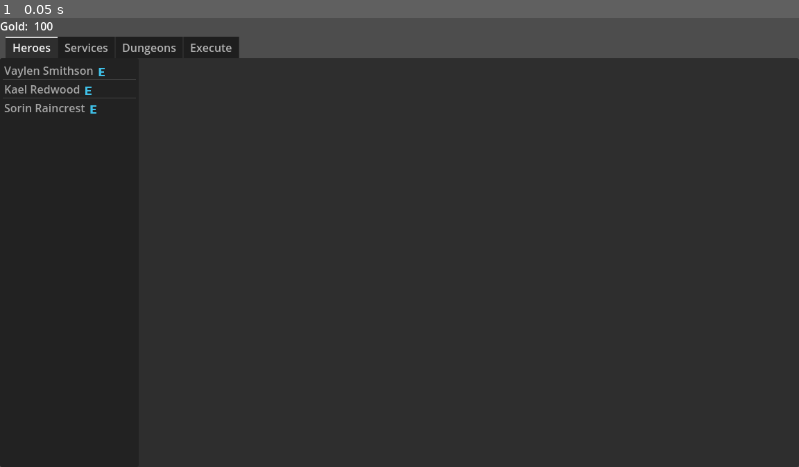
Above: before the commit, frame 1.
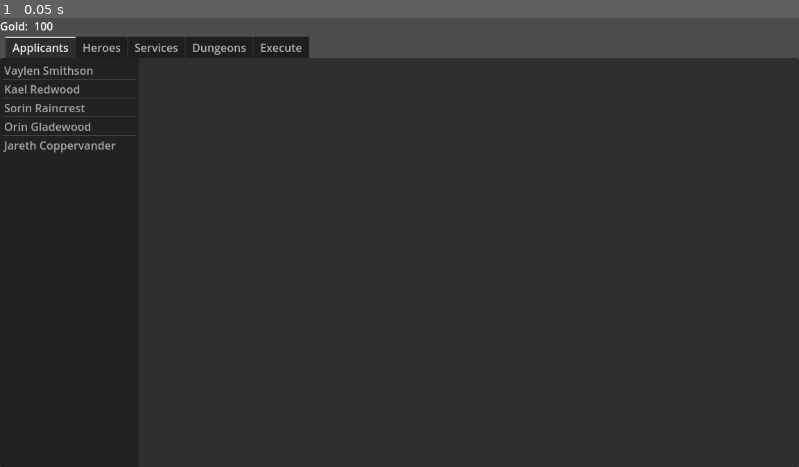
Above: after the commit, the same moment.

Repository: CloneDeath/heroes-of-diamondfall
Game: Godot game, scene res://Planning/main.tscn
Two runs of this game, one before a commit and one after it. Both use one fixed random seed, a clock stepped at 60 frames per second and the inputs below.
Inputs:
- Up to frame 1 (0.05 s): no input

The runs differ from the first frame. In frame 1, 1.0% of the frame differs, in the area x 0-39%, y 4-31%.

Commit message:
added new game icon. added applicants tab

Diff:
--- /dev/null
+++ b/Heroes/applicant.gd
@@ -0,0 +1,20 @@
+extends Node
+class_name Applicant;
+
+var hero: Hero;
+var cost: int;
+
+var unit_name: String:
+	get: return hero.unit_name;
+var max_hp: int:
+	get: return hero.max_hp;
+var strength: int:
+	get: return hero.strength;
+var battle_texture: Texture2D:
+	get: return hero.battle_texture;
+var gender: Hero.Gender:
+	get: return hero.gender;
+
+func _init(new_hero, new_cost) -> void:
+	hero = new_hero;
+	cost = new_cost;
--- a/Heroes/heroes.gd
+++ b/Heroes/heroes.gd
@@ -1,12 +1,18 @@
 extends Node
 
 var heroes: Array[Hero] = [];
+var applicants: Array[Applicant] = [];
 
 func _init() -> void:
 	randomize();
-	for i in range(3):
-		var hero = Hero.new();
-		hero.max_hp = randi_range(8, 12);
-		hero.hp = hero.max_hp;
-		hero.strength = randi_range(1, 3);
-		heroes.push_back(hero);
+	for i in range(5):
+		var hero = _get_hero();
+		var applicant = Applicant.new(hero, 10);
+		applicants.push_back(applicant);
+
+func _get_hero() -> Hero:
+	var hero = Hero.new();
+	hero.max_hp = randi_range(8, 12);
+	hero.hp = hero.max_hp;
+	hero.strength = randi_range(1, 3);
+	return hero;
--- /dev/null
+++ b/Planning/Applicants/applicant_details.gd
@@ -0,0 +1,20 @@
+extends VBoxContainer
+
+@export var applicant: Applicant;
+
+func _process(_delta: float) -> void:
+	if (!applicant):
+		visible = false;
+		return;
+	visible = true;
+	$Name.text = applicant.unit_name;
+	$Gender.text = _get_gender_text();
+	$Health.text = "❤️ " + str(applicant.max_hp);
+	$Strength.text = "💪 " + str(applicant.strength);
+	$Preview.texture = applicant.battle_texture;
+
+func _get_gender_text():
+	if (applicant.gender == Hero.Gender.male):
+		return "♂️ Male";
+	else:
+		return "♀️ Female";
--- /dev/null
+++ b/Planning/Applicants/applicant_details.tscn
@@ -0,0 +1,33 @@
+[gd_scene load_steps=3 format=3 uid="uid://dti4ynn8i44ic"]
+
+[ext_resource type="Script" uid="uid://bj5frpbpisw3w" path="res://Planning/Applicants/applicant_details.gd" id="1_mdw8f"]
+[ext_resource type="Texture2D" uid="uid://k4ebv5u8vxas" path="res://Heroes/hero.png" id="2_ejyu7"]
+
+[node name="ApplicantDetails" type="VBoxContainer"]
+script = ExtResource("1_mdw8f")
+
+[node name="Name" type="Label" parent="."]
+layout_mode = 2
+text = "Name"
+
+[node name="Grade" type="Label" parent="."]
+layout_mode = 2
+text = "Grade: 🇪"
+
+[node name="Gender" type="Label" parent="."]
+layout_mode = 2
+text = "Gender"
+
+[node name="Health" type="Label" parent="."]
+layout_mode = 2
+text = "Health"
+
+[node name="Strength" type="Label" parent="."]
+layout_mode = 2
+text = "Strength"
+
+[node name="Preview" type="Sprite2D" parent="."]
+texture_filter = 3
+position = Vector2(281, 249)
+scale = Vector2(10, 10)
+texture = ExtResource("2_ejyu7")
--- /dev/null
+++ b/Planning/Applicants/applicant_list.gd
@@ -0,0 +1,25 @@
+extends ItemList
+
+func _process(_delta: float) -> void:
+	var applicants: Array[Applicant] = Heroes.applicants;
+	while item_count < applicants.size():
+		add_item("New Application");
+	while item_count > applicants.size():
+		remove_item(0);
+	for i in applicants.size():
+		var applicant: Applicant = applicants[i];
+		set_item_text(i, _get_applicant_text(applicant));
+
+func _get_applicant_text(applicant: Applicant) -> String:
+	var result = applicant.unit_name;
+	return result;
+
+func get_selected_applicant() -> Applicant:
+	var indexes = get_selected_items();
+	if indexes.size() == 0: return null;
+	var index = indexes[0];
+	return Heroes.applicants[index];
+
+func has_selection() -> bool:
+	var indexes = get_selected_items();
+	return indexes.size() > 0;
--- /dev/null
+++ b/Planning/Applicants/applicant_list.tscn
@@ -0,0 +1,10 @@
+[gd_scene load_steps=2 format=3 uid="uid://cx4uke7qe2qpd"]
+
+[ext_resource type="Script" uid="uid://mhkx41x7n13o" path="res://Planning/Applicants/applicant_list.gd" id="1_5shg2"]
+
+[node name="ApplicantList" type="ItemList"]
+offset_right = 200.0
+offset_bottom = 200.0
+item_count = 1
+item_0/text = "Wannabe Hero"
+script = ExtResource("1_5shg2")
--- /dev/null
+++ b/Planning/Applicants/applicants.gd
@@ -0,0 +1,5 @@
+extends HBoxContainer
+
+func _on_applicant_list_item_selected(index: int) -> void:
+	var applicant = Heroes.applicants[index];
+	$Details.applicant = applicant;
--- /dev/null
+++ b/Planning/Applicants/applicants.tscn
@@ -0,0 +1,23 @@
+[gd_scene load_steps=4 format=3 uid="uid://bkr3gfjoxrsil"]
+
+[ext_resource type="Script" uid="uid://kxfepfttx4pt" path="res://Planning/Applicants/applicants.gd" id="1_eltdd"]
+[ext_resource type="PackedScene" uid="uid://cx4uke7qe2qpd" path="res://Planning/Applicants/applicant_list.tscn" id="2_1eou4"]
+[ext_resource type="PackedScene" uid="uid://dti4ynn8i44ic" path="res://Planning/Applicants/applicant_details.tscn" id="3_x6f6l"]
+
+[node name="Applicants" type="HBoxContainer"]
+anchors_preset = 15
+anchor_right = 1.0
+anchor_bottom = 1.0
+grow_horizontal = 2
+grow_vertical = 2
+script = ExtResource("1_eltdd")
+
+[node name="ApplicantList" parent="." instance=ExtResource("2_1eou4")]
+custom_minimum_size = Vector2(200, 0)
+layout_mode = 2
+
+[node name="Details" parent="." instance=ExtResource("3_x6f6l")]
+layout_mode = 2
+size_flags_horizontal = 3
+
+[connection signal="item_selected" from="ApplicantList" to="." method="_on_applicant_list_item_selected"]
--- a/Planning/main.tscn
+++ b/Planning/main.tscn
@@ -1,7 +1,8 @@
-[gd_scene load_steps=6 format=3 uid="uid://cgpwekqlckrvw"]
+[gd_scene load_steps=7 format=3 uid="uid://cgpwekqlckrvw"]
 
 [ext_resource type="PackedScene" uid="uid://ca2dy1xcjnc1x" path="res://Planning/top_bar.tscn" id="1_ig7tw"]
 [ext_resource type="PackedScene" uid="uid://cpddwxbca8rb" path="res://Planning/HeroTab/heroes.tscn" id="2_0xm2m"]
+[ext_resource type="PackedScene" uid="uid://bkr3gfjoxrsil" path="res://Planning/Applicants/applicants.tscn" id="2_hygik"]
 [ext_resource type="PackedScene" uid="uid://c22dkj3y28l2u" path="res://Planning/Services/services_tab.tscn" id="3_ek4ok"]
 [ext_resource type="PackedScene" uid="uid://d3x7ncygyt4w0" path="res://Planning/DungeonsTab/dungeons.tscn" id="3_h2yge"]
 [ext_resource type="PackedScene" uid="uid://bhifegm4t0xv2" path="res://Planning/Execute/execute.tscn" id="4_1bvp3"]
@@ -30,20 +31,26 @@
 size_flags_vertical = 3
 current_tab = 0
 
+[node name="Applicants" parent="Menu/TabContainer" instance=ExtResource("2_hygik")]
+layout_mode = 2
+metadata/_tab_index = 0
+
 [node name="Heroes" parent="Menu/TabContainer" instance=ExtResource("2_0xm2m")]
+visible = false
 layout_mode = 2
+metadata/_tab_index = 1
 
 [node name="Services" parent="Menu/TabContainer" instance=ExtResource("3_ek4ok")]
 visible = false
 layout_mode = 2
-metadata/_tab_index = 1
+metadata/_tab_index = 2
 
 [node name="Dungeons" parent="Menu/TabContainer" instance=ExtResource("3_h2yge")]
 visible = false
 layout_mode = 2
-metadata/_tab_index = 2
+metadata/_tab_index = 3
 
 [node name="Execute" parent="Menu/TabContainer" instance=ExtResource("4_1bvp3")]
 visible = false
 layout_mode = 2
-metadata/_tab_index = 3
+metadata/_tab_index = 4
--- a/icon.svg
+++ /dev/null
@@ -1 +0,0 @@
-<svg xmlns="http://www.w3.org/2000/svg" width="128" height="128"><rect width="124" height="124" x="2" y="2" fill="#363d52" stroke="#212532" stroke-width="4" rx="14"/><g fill="#fff" transform="translate(12.322 12.322)scale(.101)"><path d="M105 673v33q407 354 814 0v-33z"/><path fill="#478cbf" d="m105 673 152 14q12 1 15 14l4 67 132 10 8-61q2-11 15-15h162q13 4 15 15l8 61 132-10 4-67q3-13 15-14l152-14V427q30-39 56-81-35-59-83-108-43 20-82 47-40-37-88-64 7-51 8-102-59-28-123-42-26 43-46 89-49-7-98 0-20-46-46-89-64 14-123 42 1 51 8 102-48 27-88 64-39-27-82-47-48 49-83 108 26 42 56 81zm0 33v39c0 276 813 276 814 0v-39l-134 12-5 69q-2 10-14 13l-162 11q-12 0-16-11l-10-65H446l-10 65q-4 11-16 11l-162-11q-12-3-14-13l-5-69z"/><path d="M483 600c0 34 58 34 58 0v-86c0-34-58-34-58 0z"/><circle cx="725" cy="526" r="90"/><circle cx="299" cy="526" r="90"/></g><g fill="#414042" transform="translate(12.322 12.322)scale(.101)"><circle cx="307" cy="532" r="60"/><circle cx="717" cy="532" r="60"/></g></svg>
--- a/project.godot
+++ b/project.godot
@@ -13,7 +13,7 @@
 config/name="Heroes Of Diamondfall"
 run/main_scene="uid://cgpwekqlckrvw"
 config/features=PackedStringArray("4.5", "GL Compatibility")
-config/icon="res://icon.svg"
+config/icon="uid://duix23vdjcabm"
 
 [autoload]
 
Not shown, added: Heroes/applicant.gd.uid
Not shown, added: Planning/Applicants/applicant_details.gd.uid
Not shown, added: Planning/Applicants/applicant_list.gd.uid
Not shown, added: Planning/Applicants/applicants.gd.uid
Binary file added: icon.aseprite
Binary file added: icon.png
Not shown, changed: icon.png.import
